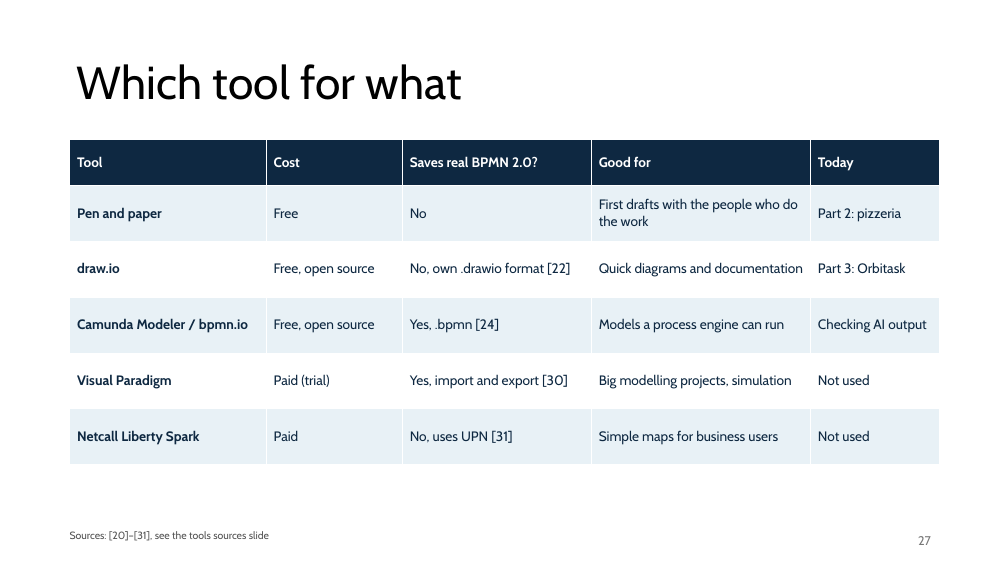
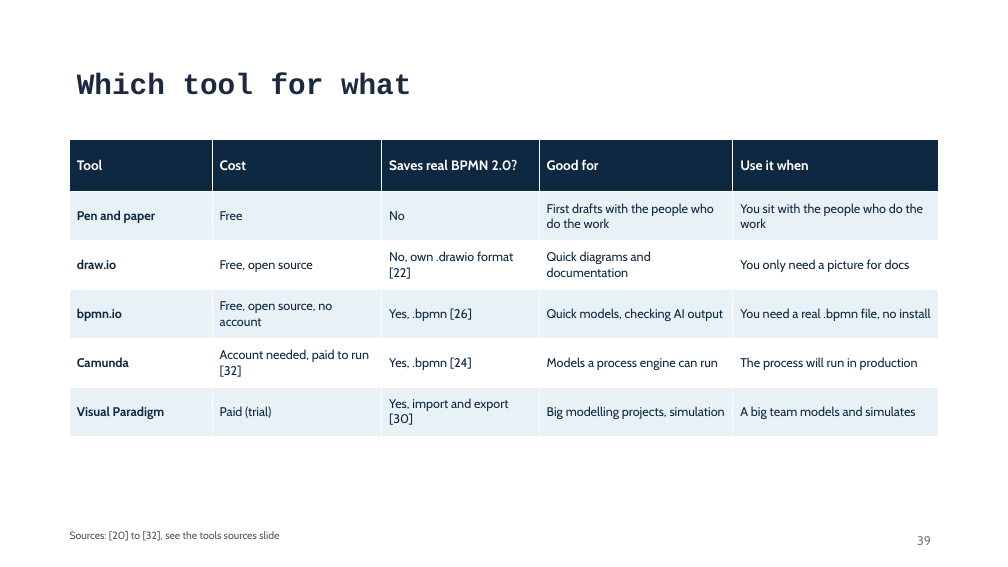
Before and after one commit to FontysVenlo/esd-2026-workshop-g03, a slide deck: slide 39 of BPMN Workshop.pptx (slide 27 before the commit). Drawn at 1008x567 pixels with LibreOffice and Linux fonts; fonts in the diff are those of the drawing; background and template pictures are left out. Boxes give left, top, right and bottom in pixels: in the first picture for what was removed or moved away, otherwise in the second. Text is boxed around its words. In the diff, an @@ line names an element or a change of style, - is before the commit and + after.

```diff
--- a/BPMN Workshop.pptx
+++ b/BPMN Workshop.pptx
@@ title "Which tool for what" at box(77, 73, 411, 95): size 44 to 28 pt, font Cabin to Courier New, text colour #000000 to #1B2A41, bold on @@
@@ table at box(70, 140, 938, 436) @@
-row 1, column 5: Today
+row 1, column 5: Use it when
-row 2, column 5: Part 2: pizzeria
+row 2, column 5: You sit with the people who do the work
-row 3, column 5: Part 3: Orbitask
+row 3, column 5: You only need a picture for docs
-row 4: Camunda Modeler / bpmn.io | Free, open source | Yes, .bpmn [24] | Models a process engine can run | Checking AI output
+row 4: bpmn.io | Free, open source, no account | Yes, .bpmn [26] | Quick models, checking AI output | You need a real .bpmn file, no install
-row 5: Visual Paradigm | Paid (trial) | Yes, import and export [30] | Big modelling projects, simulation | Not used
+row 5: Camunda | Account needed, paid to run [32] | Yes, .bpmn [24] | Models a process engine can run | The process will run in production
-row 6: Netcall Liberty Spark | Paid | No, uses UPN [31] | Simple maps for business users | Not used
+row 6: Visual Paradigm | Paid (trial) | Yes, import and export [30] | Big modelling projects, simulation | A big team models and simulates
@@ size 13 to 12 pt in "Pen and paper", "Free", "No", "First drafts with the people who do ..." and 4 more places @@
@@ text at box(70, 531, 279, 541): text changed @@
-Sources: [20]–[31], see the tools sources slide
+Sources: [20] to [32], see the tools sources slide
@@ page number at box(917, 536, 931, 545): text changed; text colour #797979 to #7A7D83 @@
-27
+39
```
Also in this commit, not shown: 30 other slides changed, 16 slides added, 12 slides removed.
